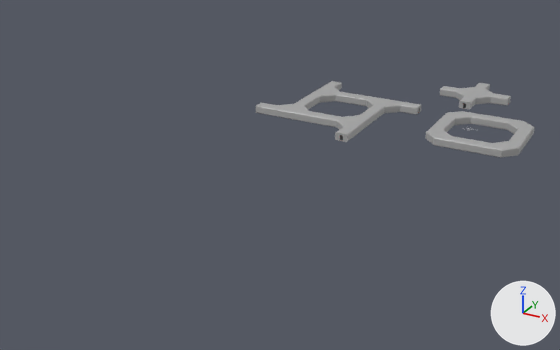
The Blender file Assets/Models/Models.blend: old version first, new version second.
Both versions are drawn from a camera (50 mm lens) standing at (83.0, -298.0, 107.0) and looking at (-42.0, -72.0, -6.0). The lights are fixed; the arrows at lower right show +X, +Y and +Z.

Names of what the first picture shows: 'HallwayCornerNE', 'HallwayCornerNW', 'HallwayCornerSE', 'HallwayCornerSW', 'HallwayCross', 'HallwayJunctionEWS', 'HallwayJunctionNES', 'HallwayJunctionNEW', 'HallwayJunctionNWS'.
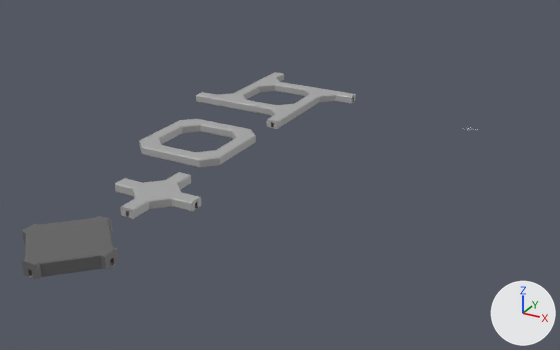
Commit message: Added diagonal room

Where the change shows, as pixel boxes [x1, y1, x2, y2] in the pictures (560 x 350 px):
'EmptyRoom', added
    after: [21, 216, 119, 279]
'HallwayCross', moved
    before: [440, 83, 511, 110]
    after: [115, 172, 201, 219]
'HallwayJunctionNES', moved
    before: [320, 110, 378, 142]
    after: [256, 99, 312, 129]
'HallwayCornerSE', moved
    before: [467, 135, 527, 158]
    after: [170, 144, 238, 168]
'HallwayJunctionEWS', moved
    before: [256, 99, 324, 124]
    after: [196, 89, 261, 113]
'HallwayJunctionNEW', moved
    before: [351, 94, 421, 118]
    after: [289, 84, 356, 107]
'HallwayCornerSW', moved
    before: [425, 122, 471, 151]
    after: [139, 130, 177, 161]
'HallwayJunctionNWS', moved
    before: [303, 81, 355, 107]
    after: [243, 72, 294, 96]
'HallwayCornerNW', moved
    before: [437, 111, 492, 130]
    after: [161, 119, 222, 139]
'HallwayCornerNE', moved
    before: [489, 116, 534, 144]
    after: [216, 124, 256, 153]

The change, as a list of edits to the scene's bpy script:
```text
Add me_cube_025:
    me_cube_025.from_pydata(...)  # 516 vertices, 462 faces; spans x -15.0..15.0, y -15.0..15.0, z -0.1..4.4
    me_cube_025.materials.append(mat_material)  # picture img_testtheme_png
Change ob_hallwaycornerne:
    ob_hallwaycornerne.location: (30.0, 0.0, 0.0) -> (-60.0, -60.0, 0.0)
Change ob_hallwaycornernw:
    ob_hallwaycornernw.location: (0.0, 0.0, 0.0) -> (-90.0, -60.0, 0.0)
Change ob_hallwaycornerse:
    ob_hallwaycornerse.location: (30.0, -30.0, 0.0) -> (-60.0, -90.0, 0.0)
Change ob_hallwaycornersw:
    ob_hallwaycornersw.location: (0.0, -30.0, 0.0) -> (-90.0, -90.0, 0.0)
Change ob_hallwayjunctionews:
    ob_hallwayjunctionews.location: (-60.0, -30.0, 0.0) -> (-90.0, -30.0, 0.0)
Change ob_hallwayjunctionnes:
    ob_hallwayjunctionnes.location: (-30.0, -30.0, 0.0) -> (-60.0, -30.0, 0.0)
Change ob_hallwayjunctionnew:
    ob_hallwayjunctionnew.location: (-30.0, 0.0, 0.0) -> (-60.0, 0.0, 0.0)
Change ob_hallwayjunctionnws:
    ob_hallwayjunctionnws.location: (-60.0, 0.0, 0.0) -> (-90.0, 0.0, 0.0)
Change ob_hallwaycross:
    ob_hallwaycross.location: (0.0, 30.0, 0.0) -> (-60.0, -120.0, 0.0)
Add ob_emptyroom:
    ob_emptyroom = bpy.data.objects.new('EmptyRoom', me_cube_025)
    ob_emptyroom.location = (-60.0, -160.0, 0.0)
```
